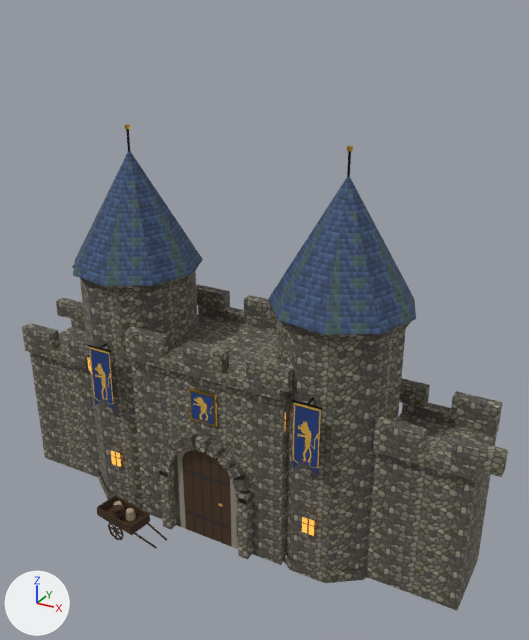
Renders of the glTF model www/proto3d/models/beth/hi/buildings_card2/bld_gatehouse_card2_lod1.glb from each side of a commit.
Rendered twice from a camera (50 mm lens) standing at (16.3, -26.9, 24.3) and looking at (1.7, -0.3, 11.0). Arrows for +X, +Y and +Z are at lower left; the lights stay in place. The older version comes first. Vertices at exactly the same position are counted once.

In view in the first picture: 'bld_gatehouse_card2'.
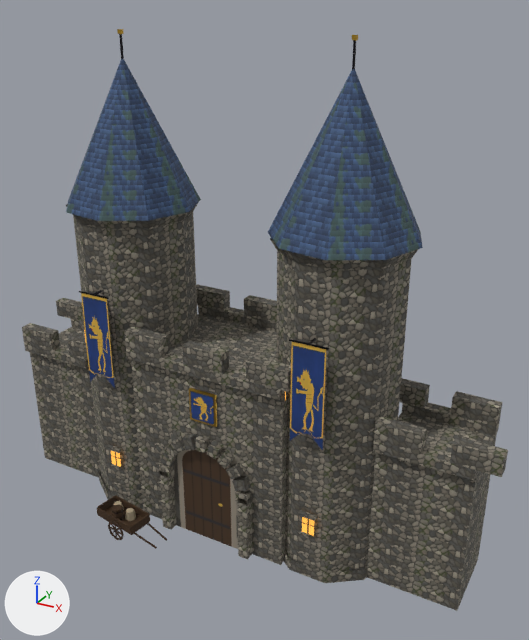
Edits to the bpy script that builds the scene:
```text
Change me_bld_gatehouse_card2:
    used by ob_bld_gatehouse_card2; location = (0.0, 0.0, 0.0)
    remove me_bld_gatehouse_card2.from_pydata(...)  # 1813 vertices, 2874 faces; spans x -13.0..13.0, y -5.4..3.4, z 0.0..19.1
    add me_bld_gatehouse_card2.from_pydata(...)  # 1871 vertices, 2990 faces; spans x -13.0..13.0, y -5.4..3.4, z 0.0..23.1
    me_bld_gatehouse_card2 part 1: the loose piece of 20 vertices spanning x -8.5..-2.3, y -3.2..2.6, z 12.0..12.5 is moved by (0.0, 0.0, 3.0)
    me_bld_gatehouse_card2 part 2: the loose piece of 16 vertices spanning x -5.4, y -0.3, z 17.9..19.0 is moved by (0.0, 0.0, 4.0)
    me_bld_gatehouse_card2 part 3: the loose piece of 24 vertices spanning x -5.5..-5.3, y -0.4..-0.2, z 18.9..19.1 is moved by (0.0, 0.0, 4.0)
    me_bld_gatehouse_card2 part 4: the loose piece of 4 vertices spanning x -7.2..-6.8, y -2.8..-2.5, z 7.2..8.2 is moved by (0.0, 0.0, 1.5)
    me_bld_gatehouse_card2 part 5: the loose piece of 8 vertices spanning x -7.4..-6.7, y -3.0..-2.4, z 8.2..8.4 is moved by (0.0, 0.0, 1.5)
    me_bld_gatehouse_card2 part 6: a new loose piece, a box spanning x -6.25..-4.55, y -3.58..-3.52, z 11.97..12.03, in mat_card2_shared
    me_bld_gatehouse_card2 part 7: the loose piece of 20 vertices spanning x 2.3..8.5, y -3.2..2.6, z 12.0..12.5 is moved by (0.0, 0.0, 3.0)
    me_bld_gatehouse_card2 part 8: the loose piece of 16 vertices spanning x 5.4, y -0.3, z 17.9..19.0 is moved by (0.0, 0.0, 4.0)
    me_bld_gatehouse_card2 part 9: the loose piece of 24 vertices spanning x 5.3..5.5, y -0.4..-0.2, z 18.9..19.1 is moved by (0.0, 0.0, 4.0)
    me_bld_gatehouse_card2 part 10: a new loose piece, a box spanning x 4.55..6.25, y -3.58..-3.52, z 11.97..12.03, in mat_card2_shared
    me_bld_gatehouse_card2 part 11: the loose piece of 73 vertices spanning x -8.4..-2.2, y -3.5..2.9, z 12.5..18.0 is rebuilt with 82 vertices and now spans x -8.4..-2.2, y -3.5..2.9, z 15.5..22.0
    me_bld_gatehouse_card2 part 12: the loose piece of 73 vertices spanning x 2.4..8.6, y -3.5..2.9, z 12.5..18.0 is rebuilt with 82 vertices and now spans x 2.4..8.6, y -3.5..2.9, z 15.5..22.0
    me_bld_gatehouse_card2 part 13: the loose piece of 8 vertices spanning x -6.1..-4.7, y -3.6..-3.5, z 9.3 is deleted
    me_bld_gatehouse_card2 part 14: the loose piece of 8 vertices spanning x 4.7..6.1, y -3.6..-3.5, z 9.3 is deleted
    me_bld_gatehouse_card2 part 15: 54 vertices removed from x -8.2..-2.6, y -3.6..2.4, z 6.1..12.5; 74 vertices added at x -8.2..-2.6, y -3.6..2.4, z 7.4..15.5
    me_bld_gatehouse_card2 part 16: 54 vertices removed from x 2.6..8.2, y -3.6..2.4, z 6.1..12.5; 74 vertices added at x 2.6..8.2, y -3.6..2.4, z 7.4..15.5
    other edits to the shape of me_bld_gatehouse_card2 do not show in these pictures
```

Changed parts and their boxes (x1, y1, x2, y2) in the pictures (529 x 640 px; the box of a moved part takes in the faces that stretch with it):
'bld_gatehouse_card2', reshaped (19% taller): before (22, 124, 508, 611); after (22, 29, 508, 611)
part 1 of me_bld_gatehouse_card2, moved or reshaped: before (72, 265, 198, 294); after (66, 203, 198, 230)
part 2 of me_bld_gatehouse_card2, moved or reshaped: before (126, 129, 130, 151); after (119, 34, 124, 59)
part 3 of me_bld_gatehouse_card2, moved or reshaped: before (124, 124, 130, 129); after (117, 29, 124, 34)
part 4 of me_bld_gatehouse_card2, moved or reshaped (not visible afterwards): before (87, 358, 92, 374)
part 5 of me_bld_gatehouse_card2, moved or reshaped: before (82, 348, 90, 358); after (79, 321, 85, 330)
part 6 of me_bld_gatehouse_card2, added: after (79, 291, 109, 299)
part 7 of me_bld_gatehouse_card2, moved or reshaped: before (270, 306, 411, 343); after (270, 238, 418, 271)
part 8 of me_bld_gatehouse_card2, moved or reshaped: before (347, 151, 351, 177); after (352, 40, 356, 69)
part 9 of me_bld_gatehouse_card2, moved or reshaped: before (347, 146, 353, 151); after (352, 35, 358, 40)
part 10 of me_bld_gatehouse_card2, added: after (289, 339, 329, 350)
part 11 of me_bld_gatehouse_card2, rebuilt (20% taller): before (73, 151, 203, 286); after (66, 59, 201, 221)
part 12 of me_bld_gatehouse_card2, rebuilt (20% taller): before (268, 176, 416, 335); after (268, 69, 423, 260)
part 13 of me_bld_gatehouse_card2, deleted: before (87, 345, 111, 352)
part 14 of me_bld_gatehouse_card2, deleted: before (291, 400, 323, 410)
part 15 of me_bld_gatehouse_card2, moved or reshaped: before (89, 347, 115, 411); after (73, 212, 195, 388)
part 16 of me_bld_gatehouse_card2, moved or reshaped: before (293, 402, 321, 475); after (277, 251, 412, 450)
